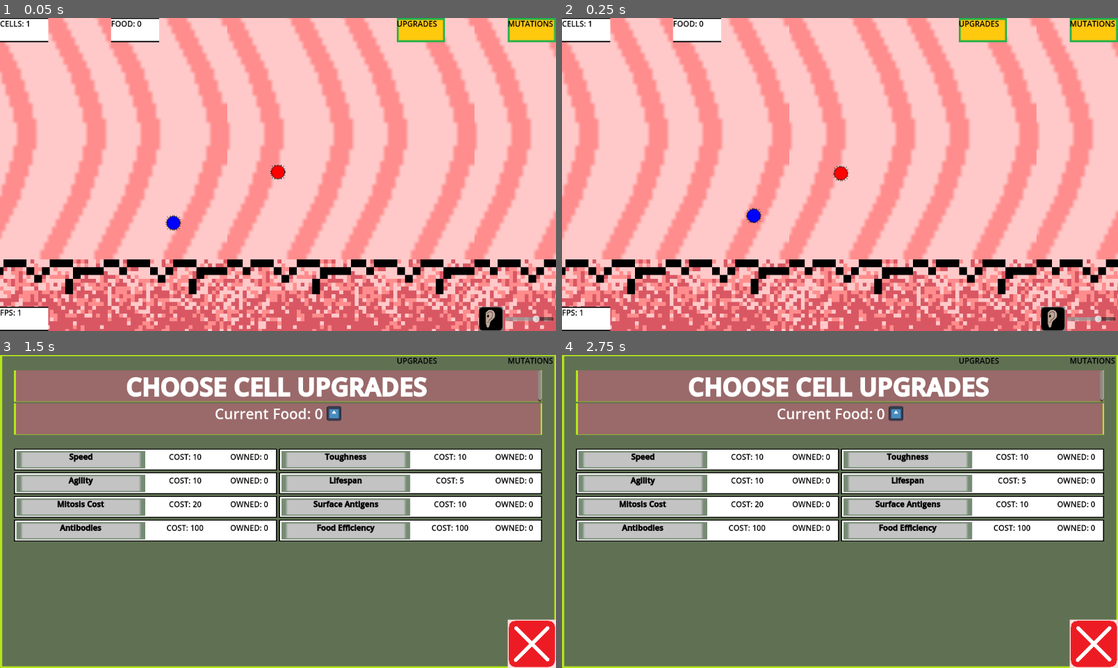
Above: before the commit, frames 1-4 (two rows, left to right).
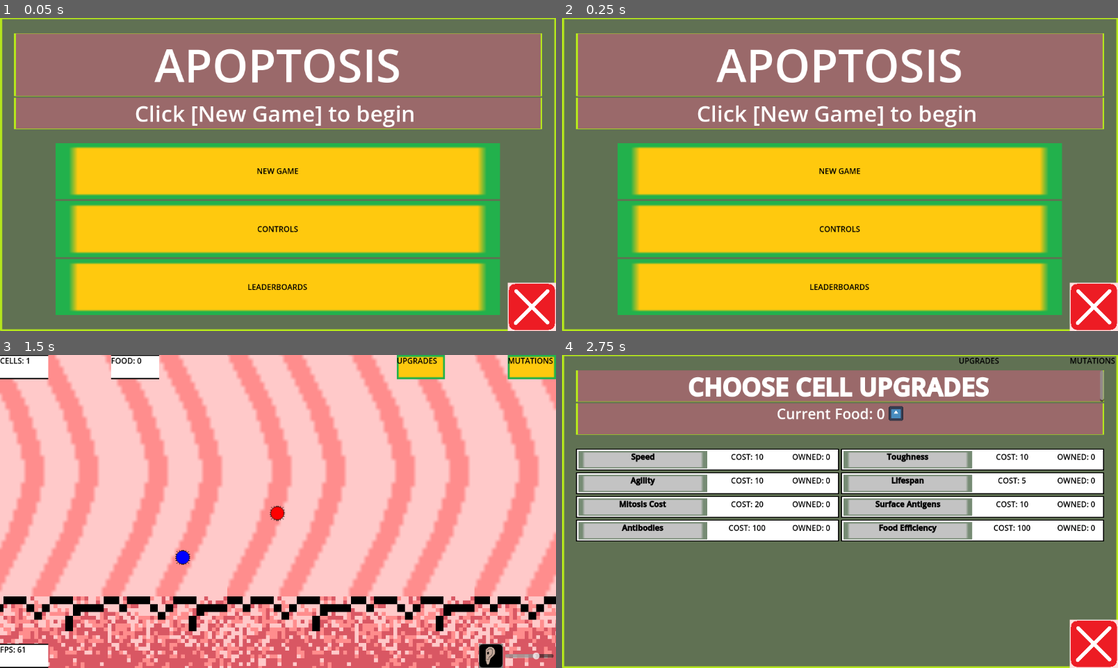
Above: after the commit, the same moments.

Repository: James-Perdue/GMTKJam24
Game: Godot game, scene res://scenes/splash_screen.tscn
Same seed, same stepped clock (60 frames per second), same inputs: the game is played once before the commit and once after it. Before the commit the project starts from res://scenes/RootLevel.tscn. The engine's default icon, where the game draws it, is replaced by a stand-in: a white triangle on a blue panel in a dark square. Sound files missing from this copy of the repository are replaced by a short silence.
Inputs (mouse positions are in pixels of both pictures, inside the frame that each line leads up to):
- Up to frame 1 (0.05 s): no input
- Up to frame 2 (0.25 s): no input
- Up to frame 3 (1.5 s): click (422, 367) at 0.52 s; click (278, 508) at 1.27 s
- Up to frame 4 (2.75 s): click (984, 367) at 2.02 s

The runs differ from the first frame. In frame 1, 100% of the frame differs, in the area x 0-100%, y 0-100%; in frame 2, 100%; in frame 3, 100%; in frame 4, nothing differs.

Commit message:
Added splash screen

Diff:
--- a/audio_manager.gd
+++ b/audio_manager.gd
@@ -48,3 +48,6 @@
 
 func set_master_volume(volume_db: float):
 	AudioServer.set_bus_volume_db(AudioServer.get_bus_index("Master"), volume_db)
+
+func get_master_volume() -> float:
+	return AudioServer.get_bus_volume_db(AudioServer.get_bus_index("Master"))
--- a/project.godot
+++ b/project.godot
@@ -11,7 +11,7 @@
 [application]
 
 config/name="Gmtk Jam 24"
-run/main_scene="res://scenes/RootLevel.tscn"
+run/main_scene="res://scenes/splash_screen.tscn"
 config/features=PackedStringArray("4.3", "GL Compatibility")
 run/max_fps=60
 config/icon="res://icon.svg"
--- a/scenes/hud.gd
+++ b/scenes/hud.gd
@@ -6,7 +6,7 @@
 signal upgraded(new_food, upgrade_dict)
 
 # Volume values and textures
-var is_muted = false
+var is_muted := false
 var tex_unmuted = preload("res://art/volume.png")
 var tex_muted = preload("res://art/muted.png")
 
@@ -22,6 +22,9 @@
 	$volume_control/Button.pressed.connect(self._toggle_mute)
 	$volume_control/PanelContainer/HSlider.value_changed.connect(self._change_volume)
 	self.upgrade_loaded.exit_scene.connect(self._close_screen)
+	self.is_muted = AudioManager.is_muted  # sync muted status on creation
+	self._update_mute_display()
+	self._update_vol_display()
 
 
 # Called every frame. 'delta' is the elapsed time since the previous frame.
@@ -52,14 +55,23 @@
 func update_count(new_count: int):
 	$cell_count/RichTextLabel.text = "[color=black]CELLS: %d[/color]" % new_count
 
+func _update_mute_display():
+	if self.is_muted:
+		$volume_control/Button.texture_normal = tex_muted
+	else:
+		$volume_control/Button.texture_normal = tex_unmuted
+
+
+func _update_vol_display():
+	# Update for starting after a new game
+	print("Syncing volume setting %s" % db_to_linear(AudioManager.get_master_volume()))
+	$volume_control/PanelContainer/HSlider.set_value_no_signal(db_to_linear(AudioManager.get_master_volume()))
+
 func _toggle_mute():
 	print("Toggled Function")
 	# Toggle muting
 	self.is_muted = not self.is_muted
-	if self.is_muted:
-		$volume_control/Button.texture_normal = tex_muted
-	else:
-		$volume_control/Button.texture_normal = tex_unmuted
+	self._update_mute_display()
 	AudioManager.mute(self.is_muted)
 
 func _change_volume(new_vol_lin: float):
--- /dev/null
+++ b/scenes/splash_screen.gd
@@ -0,0 +1,29 @@
+extends TextureRect
+
+# Switch screens
+var main_game = preload("res://scenes/RootLevel.tscn")
+
+
+
+# Called when the node enters the scene tree for the first time.
+func _ready() -> void:
+	AudioManager.pause_music(true)
+	$upgrade_grid/new_game/Button.pressed.connect(self._start_game)
+	$upgrade_grid/controls/Button.pressed.connect(self._controls_screen)
+	$upgrade_grid/leaderboard/Button.pressed.connect(self._leaderboard)
+
+
+func _start_game():
+	print("Got Start Signal")
+	get_tree().change_scene_to_packed(main_game)
+	AudioManager.pause_music(false)
+
+
+func _controls_screen():
+	print("Got Controls Signal")
+	pass
+
+
+func _leaderboard():
+	print("Got Leaderboard Signal")
+	pass
--- /dev/null
+++ b/scenes/splash_screen.tscn
@@ -0,0 +1,180 @@
+[gd_scene load_steps=15 format=3 uid="uid://cjn0bdn0fraf5"]
+
+[ext_resource type="Texture2D" uid="uid://ddlgmthbhq10i" path="res://art/temp_bkgnd.png" id="1_mq7bt"]
+[ext_resource type="Script" path="res://scenes/splash_screen.gd" id="2_o0huj"]
+[ext_resource type="Texture2D" uid="uid://buij1vv5q652e" path="res://art/temp_button_bkgnd.png" id="3_xex2s"]
+[ext_resource type="Texture2D" uid="uid://dhh7borlfgxlc" path="res://art/unpressed_button.png" id="4_akfvo"]
+[ext_resource type="Texture2D" uid="uid://i5yp0dcbxm6" path="res://art/pressed_button.png" id="5_5iowj"]
+[ext_resource type="Texture2D" uid="uid://2tf23y4l4fjd" path="res://art/disabled_button.png" id="6_ahaeq"]
+[ext_resource type="Texture2D" uid="uid://bhdeol5mcbf01" path="res://art/exit.png" id="7_bnebb"]
+[ext_resource type="Texture2D" uid="uid://dcunn71mak0qd" path="res://art/pressed_exit.png" id="8_i6btj"]
+
+[sub_resource type="Theme" id="Theme_h7hwf"]
+
+[sub_resource type="InputEventKey" id="InputEventKey_uktgr"]
+device = -1
+keycode = 32
+unicode = 32
+
+[sub_resource type="Shortcut" id="Shortcut_2wtdw"]
+events = [SubResource("InputEventKey_uktgr")]
+
+[sub_resource type="Shortcut" id="Shortcut_gfq7k"]
+
+[sub_resource type="InputEventKey" id="InputEventKey_r5fhj"]
+device = -1
+keycode = 88
+unicode = 120
+
+[sub_resource type="Shortcut" id="Shortcut_juuud"]
+events = [SubResource("InputEventKey_r5fhj")]
+
+[node name="splash" type="TextureRect"]
+process_mode = 3
+anchors_preset = 15
+anchor_right = 1.0
+anchor_bottom = 1.0
+grow_horizontal = 2
+grow_vertical = 2
+texture = ExtResource("1_mq7bt")
+expand_mode = 2
+script = ExtResource("2_o0huj")
+metadata/_edit_lock_ = true
+
+[node name="title_block" type="TextureRect" parent="."]
+layout_mode = 1
+anchors_preset = -1
+anchor_left = 0.025
+anchor_top = 0.05
+anchor_right = 0.975
+anchor_bottom = 0.25
+grow_horizontal = 2
+grow_vertical = 2
+texture = ExtResource("3_xex2s")
+expand_mode = 2
+metadata/_edit_lock_ = true
+
+[node name="rich_text" type="RichTextLabel" parent="title_block"]
+layout_mode = 1
+anchors_preset = 15
+anchor_right = 1.0
+anchor_bottom = 1.0
+grow_horizontal = 2
+grow_vertical = 2
+bbcode_enabled = true
+text = "[center][font_size=94]APOPTOSIS[/font_size][/center]"
+scroll_active = false
+
+[node name="resource_display" type="TextureRect" parent="."]
+layout_mode = 1
+anchors_preset = -1
+anchor_left = 0.025
+anchor_top = 0.255
+anchor_right = 0.975
+anchor_bottom = 0.355
+grow_horizontal = 2
+grow_vertical = 2
+texture = ExtResource("3_xex2s")
+expand_mode = 2
+
+[node name="rich_text" type="RichTextLabel" parent="resource_display"]
+layout_mode = 1
+anchors_preset = 15
+anchor_right = 1.0
+anchor_bottom = 1.0
+grow_horizontal = 2
+grow_vertical = 2
+bbcode_enabled = true
+text = "[center][font_size=46]Click [New Game] to begin [/font_size][/center]"
+
+[node name="upgrade_grid" type="GridContainer" parent="."]
+layout_mode = 1
+anchors_preset = -1
+anchor_left = 0.1
+anchor_top = 0.4
+anchor_right = 0.9
+anchor_bottom = 0.95
+theme = SubResource("Theme_h7hwf")
+
+[node name="new_game" type="PanelContainer" parent="upgrade_grid"]
+layout_mode = 2
+size_flags_horizontal = 3
+size_flags_vertical = 3
+
+[node name="Button" type="TextureButton" parent="upgrade_grid/new_game"]
+layout_mode = 2
+shortcut = SubResource("Shortcut_2wtdw")
+texture_normal = ExtResource("4_akfvo")
+texture_pressed = ExtResource("5_5iowj")
+texture_disabled = ExtResource("6_ahaeq")
+stretch_mode = 0
+
+[node name="RichTextLabel" type="RichTextLabel" parent="upgrade_grid/new_game"]
+z_index = 1
+layout_mode = 2
+mouse_filter = 2
+bbcode_enabled = true
+text = "
+
+[center][color=black]NEW GAME[/color][/center]"
+
+[node name="controls" type="PanelContainer" parent="upgrade_grid"]
+layout_mode = 2
+size_flags_vertical = 3
+
+[node name="Button" type="TextureButton" parent="upgrade_grid/controls"]
+layout_mode = 2
+texture_normal = ExtResource("4_akfvo")
+texture_pressed = ExtResource("5_5iowj")
+texture_disabled = ExtResource("6_ahaeq")
+stretch_mode = 0
+
+[node name="RichTextLabel" type="RichTextLabel" parent="upgrade_grid/controls"]
+z_index = 1
+layout_mode = 2
+mouse_filter = 2
+bbcode_enabled = true
+text = "
+
+[center][color=black]CONTROLS[/color][/center]"
+
+[node name="leaderboard" type="PanelContainer" parent="upgrade_grid"]
+layout_mode = 2
+size_flags_horizontal = 3
+size_flags_vertical = 3
+
+[node name="Button" type="TextureButton" parent="upgrade_grid/leaderboard"]
+layout_mode = 2
+shortcut = SubResource("Shortcut_gfq7k")
+texture_normal = ExtResource("4_akfvo")
+texture_pressed = ExtResource("5_5iowj")
+texture_disabled = ExtResource("6_ahaeq")
+stretch_mode = 0
+
+[node name="RichTextLabel" type="RichTextLabel" parent="upgrade_grid/leaderboard"]
+z_index = 1
+layout_mode = 2
+mouse_filter = 2
+bbcode_enabled = true
+text = "
+
+[center][color=black]LEADERBOARDS[/color][/center]"
+
+[node name="exit_cont" type="AspectRatioContainer" parent="."]
+layout_mode = 1
+anchors_preset = -1
+anchor_left = 0.9
+anchor_top = 0.9
+anchor_right = 1.0
+anchor_bottom = 1.0
+grow_horizontal = 0
+grow_vertical = 0
+mouse_filter = 2
+alignment_horizontal = 2
+alignment_vertical = 2
+
+[node name="exit_button" type="TextureButton" parent="exit_cont"]
+layout_mode = 2
+shortcut = SubResource("Shortcut_juuud")
+texture_normal = ExtResource("7_bnebb")
+texture_pressed = ExtResource("8_i6btj")
